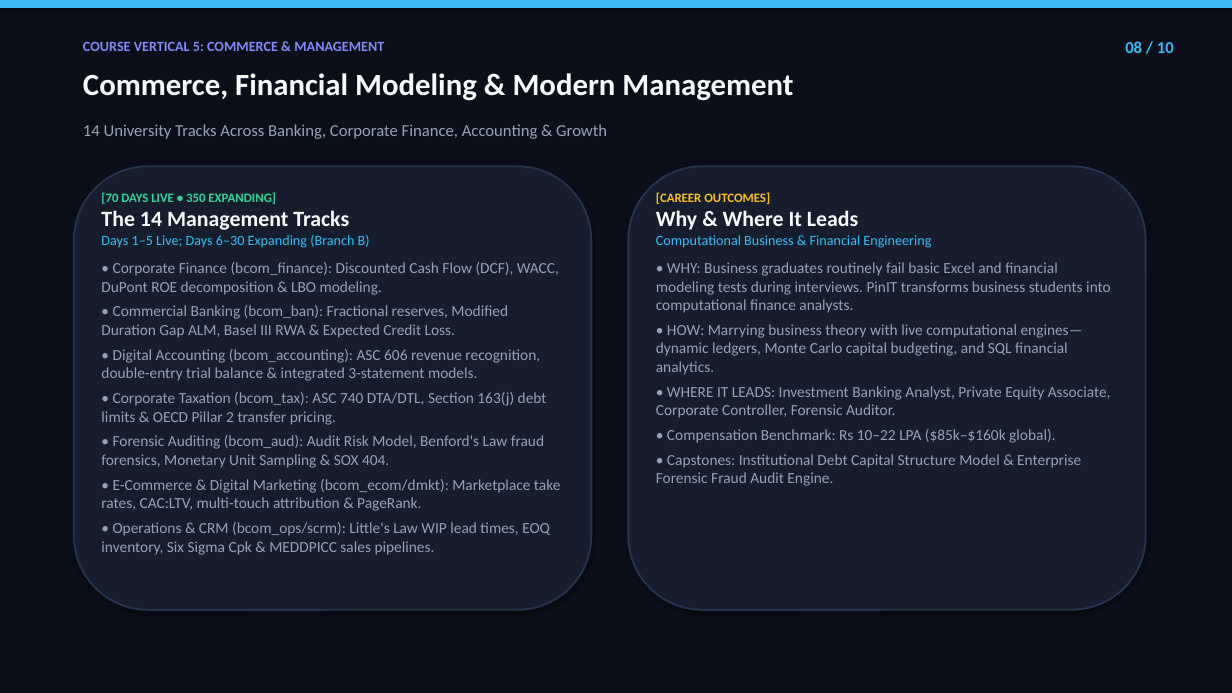
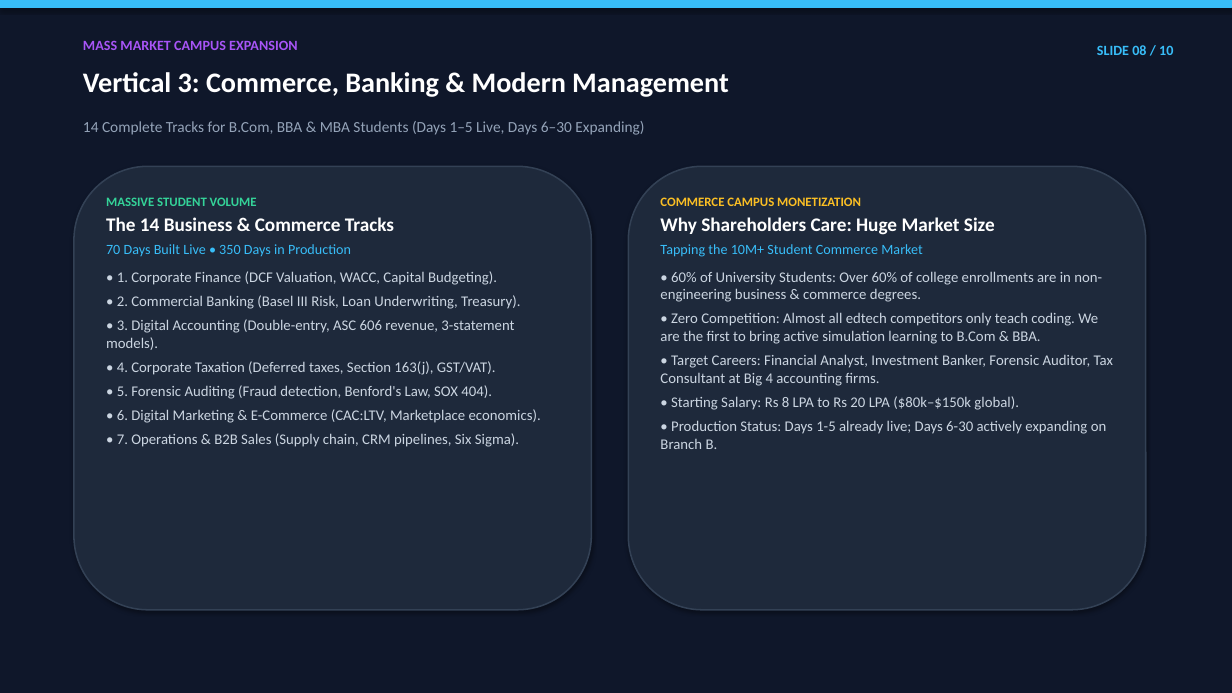
Before and after one commit to Vinay-N-Kashyap/Present-Career-os, a slide deck: slide 8 of docs/PINIT_CURRICULUM_AND_PRODUCT_10_SLIDE_PITCH_DECK.pptx. Drawn at 1232x693 pixels with LibreOffice and Linux fonts; fonts in the diff are those of the drawing. Boxes give left, top, right and bottom in pixels: in the first picture for what was removed or moved away, otherwise in the second. Text is boxed around its words. In the diff, an @@ line names an element or a change of style, - is before the commit and + after.

Commit message:
feat(presentation): overhaul 10-slide deck for shareholders & non-tech audience (TASK-688)

```diff
--- a/docs/PINIT_CURRICULUM_AND_PRODUCT_10_SLIDE_PITCH_DECK.pptx
+++ b/docs/PINIT_CURRICULUM_AND_PRODUCT_10_SLIDE_PITCH_DECK.pptx
@@ rectangle at box(0, 0, 1232, 693): fill #0B0F19 to #0F172A; outline #0B0F19 0.75 pt to #0F172A 0.75 pt @@
@@ text at box(83, 40, 297, 50): text changed; text colour #818CF8 to #A855F7 @@
-COURSE VERTICAL 5: COMMERCE & MANAGEMENT
+MASS MARKET CAMPUS EXPANSION
@@ text at box(1097, 45, 1173, 55): text changed; size 13 to 11 pt @@
-08 / 10
+SLIDE 08 / 10
@@ text at box(83, 72, 729, 97): text changed; size 24 to 22 pt; text colour #F8FAFC to #FFFFFF @@
-Commerce, Financial Modeling & Modern Management
+Vertical 3: Commerce, Banking & Modern Management
@@ text at box(83, 121, 644, 135): text changed; size 13 to 12 pt @@
-14 University Tracks Across Banking, Corporate Finance, Accounting & Growth
+14 Complete Tracks for B.Com, BBA & MBA Students (Days 1–5 Live, Days 6–30 Expanding)
@@ rounded rectangle at box(74, 166, 592, 610): fill #161E2E to #1E293B; outline #25334D 1.5 pt to #334155 1.2 pt @@
@@ rounded rectangle at box(628, 166, 1146, 610): fill #161E2E to #1E293B; outline #25334D 1.5 pt to #334155 1.2 pt @@
@@ text at box(106, 197, 541, 447): text changed; size 12 to 11.5 pt; text colour #94A3B8 to #CBD5E1 @@
-[70 DAYS LIVE • 350 EXPANDING]
-The 14 Management Tracks
-Days 1–5 Live; Days 6–30 Expanding (Branch B)
-• Corporate Finance (bcom_finance): Discounted Cash Flow (DCF), WACC, DuPont ROE decomposition & LBO modeling.
-• Commercial Banking (bcom_ban): Fractional reserves, Modified Duration Gap ALM, Basel III RWA & Expected Credit Loss.
-• Digital Accounting (bcom_accounting): ASC 606 revenue recognition, double-entry trial balance & integrated 3-statement models.
-• Corporate Taxation (bcom_tax): ASC 740 DTA/DTL, Section 163(j) debt limits & OECD Pillar 2 transfer pricing.
-• Forensic Auditing (bcom_aud): Audit Risk Model, Benford's Law fraud forensics, Monetary Unit Sampling & SOX 404.
-• E-Commerce & Digital Marketing (bcom_ecom/dmkt): Marketplace take rates, CAC:LTV, multi-touch attribution & PageRank.
-• Operations & CRM (bcom_ops/scrm): Little's Law WIP lead times, EOQ inventory, Six Sigma Cpk & MEDDPICC sales pipelines.
+MASSIVE STUDENT VOLUME
+The 14 Business & Commerce Tracks
+70 Days Built Live • 350 Days in Production
+• 1. Corporate Finance (DCF Valuation, WACC, Capital Budgeting).
+• 2. Commercial Banking (Basel III Risk, Loan Underwriting, Treasury).
+• 3. Digital Accounting (Double-entry, ASC 606 revenue, 3-statement models).
+• 4. Corporate Taxation (Deferred taxes, Section 163(j), GST/VAT).
+• 5. Forensic Auditing (Fraud detection, Benford's Law, SOX 404).
+• 6. Digital Marketing & E-Commerce (CAC:LTV, Marketplace economics).
+• 7. Operations & B2B Sales (Supply chain, CRM pipelines, Six Sigma).
@@ text at box(660, 197, 1113, 449): text changed; size 12 to 11.5 pt; text colour #94A3B8 to #CBD5E1 @@
-[CAREER OUTCOMES]
-Why & Where It Leads
-Computational Business & Financial Engineering
-• WHY: Business graduates routinely fail basic Excel and financial modeling tests during interviews. PinIT transforms business students into computational finance analysts.
-• HOW: Marrying business theory with live computational engines—dynamic ledgers, Monte Carlo capital budgeting, and SQL financial analytics.
-• WHERE IT LEADS: Investment Banking Analyst, Private Equity Associate, Corporate Controller, Forensic Auditor.
-• Compensation Benchmark: Rs 10–22 LPA ($85k–$160k global).
-• Capstones: Institutional Debt Capital Structure Model & Enterprise Forensic Fraud Audit Engine.
+COMMERCE CAMPUS MONETIZATION
+Why Shareholders Care: Huge Market Size
+Tapping the 10M+ Student Commerce Market
+• 60% of University Students: Over 60% of college enrollments are in non-engineering business & commerce degrees.
+• Zero Competition: Almost all edtech competitors only teach coding. We are the first to bring active simulation learning to B.Com & BBA.
+• Target Careers: Financial Analyst, Investment Banker, Forensic Auditor, Tax Consultant at Big 4 accounting firms.
+• Starting Salary: Rs 8 LPA to Rs 20 LPA ($80k–$150k global).
+• Production Status: Days 1-5 already live; Days 6-30 actively expanding on Branch B.
```
Also in this commit, not shown: 2 other slides changed, 7 slides added, 7 slides removed, 2 other files.
